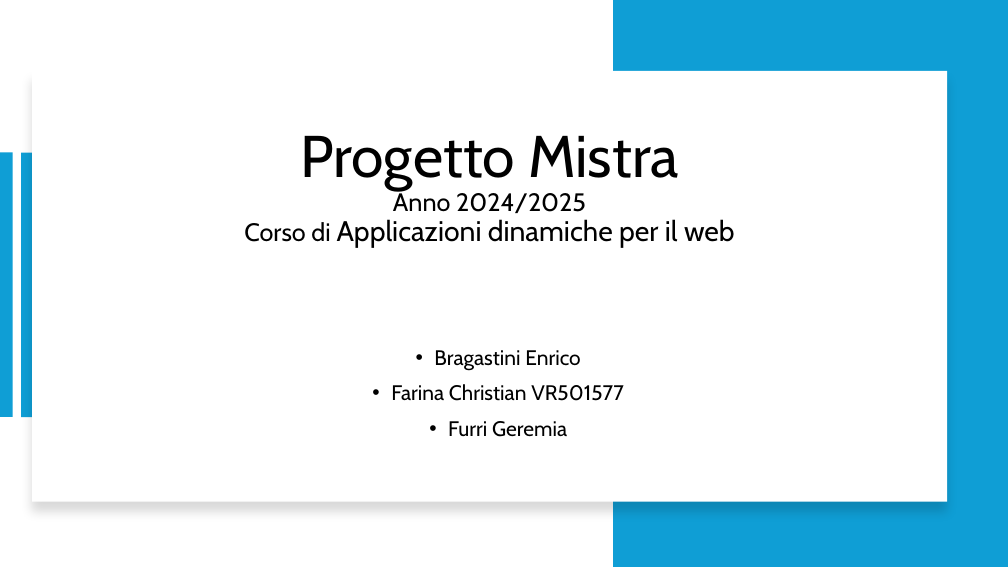
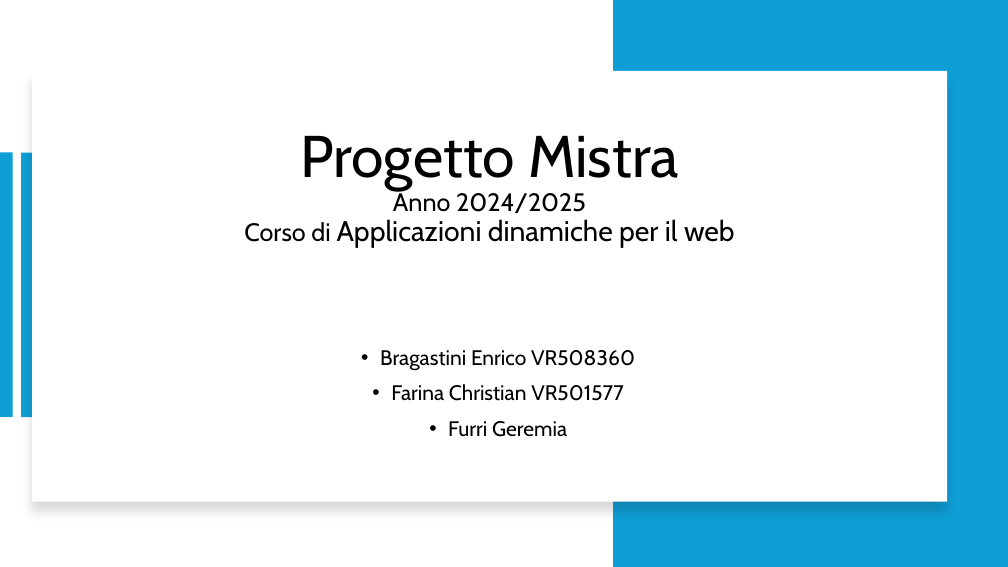
Before and after one commit to FarinaChristian/appDinamiche, a slide deck: slide 1 of slide.pptx. Drawn at 1008x567 pixels with LibreOffice and Linux fonts; fonts in the diff are those of the drawing. Boxes give left, top, right and bottom in pixels: in the first picture for what was removed or moved away, otherwise in the second. Text is boxed around its words. In the diff, an @@ line names an element or a change of style, - is before the commit and + after.

```diff
--- a/slide.pptx
+++ b/slide.pptx
@@ subtitle at bbox=[380, 350, 635, 371]: text changed @@
-• Bragastini Enrico
+• Bragastini Enrico VR508360
```
Also in this commit, not shown: 6 other slides changed, 1 slide added.
